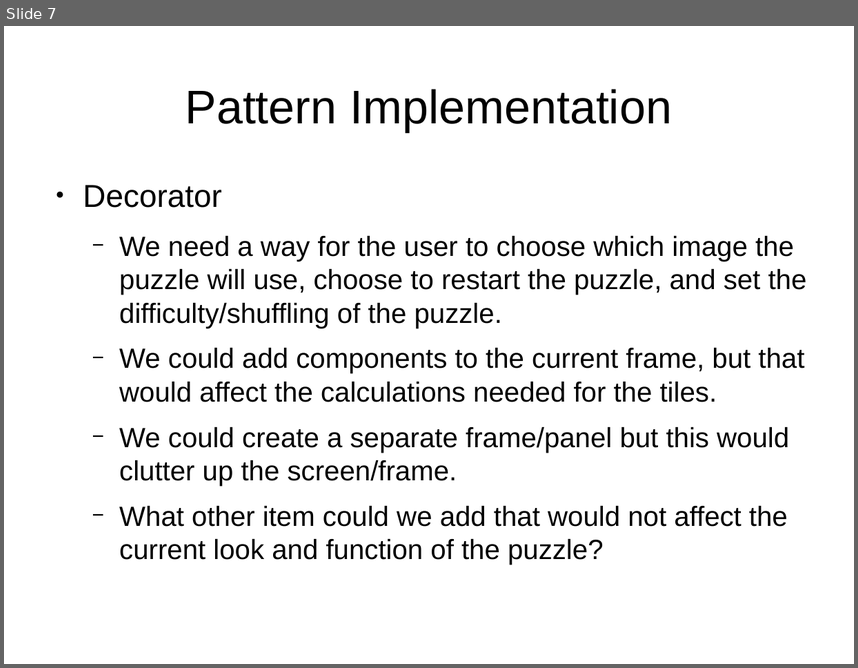
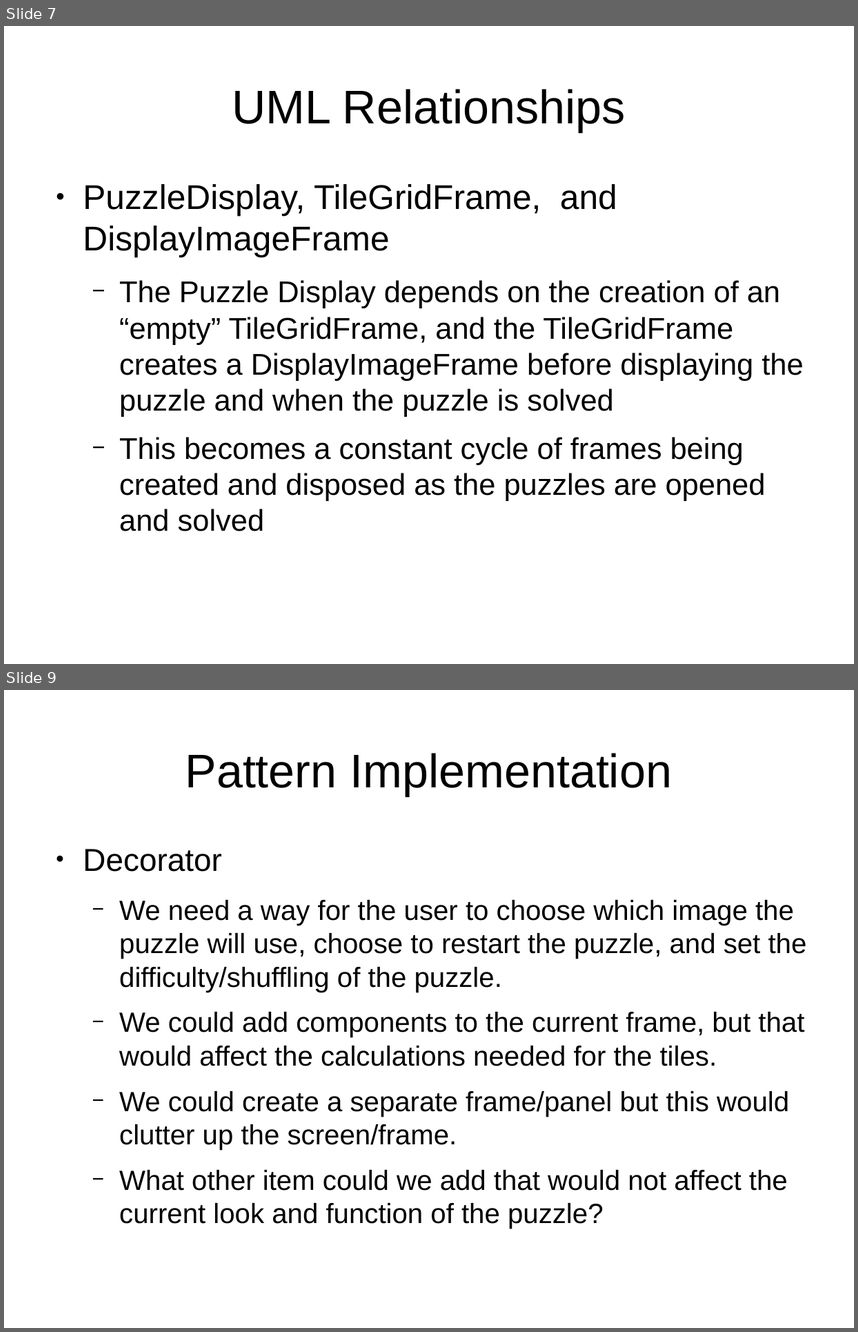
Before and after one commit to StephenKairos/CS151_Projects-HW, a slide deck: Group Project/Presentation.odp. Shown one above the other, each under a label of ours: slide 7 before the commit, slides 7 and 9 after it; the slides between them are not shown. The pictures are 858x668 and 858x1332 pixels, drawn with LibreOffice and Linux fonts; fonts in the diff are those of the drawing. Boxes give left, top, right and bottom in pixels: in the first picture for what was removed or moved away, otherwise in the second. Text is boxed around its words. In the diff, an @@ line names an element or a change of style, - is before the commit and + after.

Commit message:
Finialized UML relationships

```diff
--- a/Group Project/Presentation.odp
+++ b/Group Project/Presentation.odp
@@ slide 7 added at [4,26,854,664], background #FFFFFF @@
@@ title added at [232,89,626,132], 44 pt, text #000000 @@
+UML Relationships
@@ text added at [83,184,803,531], 28 pt, text #000000 @@
+● PuzzleDisplay, TileGridFrame, and DisplayImageFrame
+  − The Puzzle Display depends on the creation of an “empty” TileGridFrame, and the TileGridFrame creates a DisplayImageFrame before displaying the puzzle and when the puzzle is solved
+  − This becomes a constant cycle of frames being created and disposed as the puzzles are opened and solved
@@ what was slide 7 is now slide 9 @@
```
Also in this commit, not shown: 2 other slides added, 1 slide removed.
